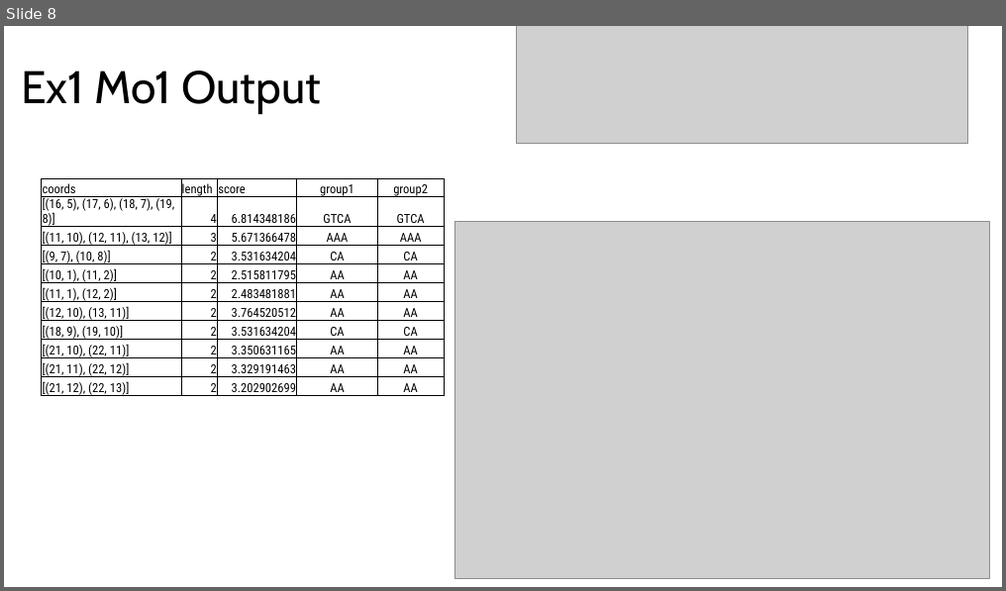
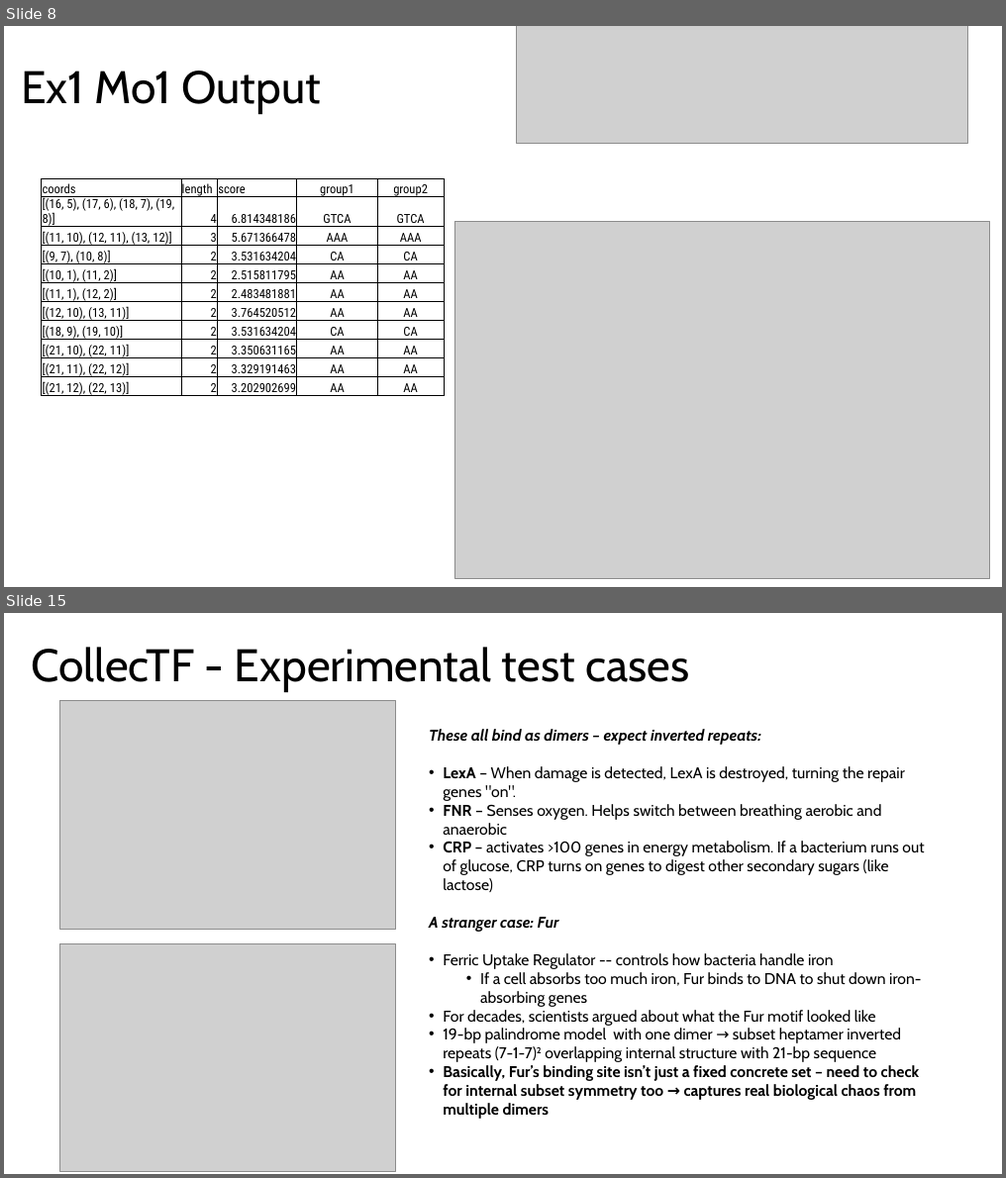
Before and after one commit to eshin21/drippy, a slide deck: Presentations/May Motif Gallery.pptx. Shown one above the other, each under a label of ours: slide 8 before the commit, slides 8 and 15 after it; the slides between them are not shown. The pictures are 1006x591 and 1006x1178 pixels, drawn with LibreOffice and Linux fonts; fonts in the diff are those of the drawing; grey boxes stand for pictures. Boxes give left, top, right and bottom in pixels: in the first picture for what was removed or moved away, otherwise in the second. Text is boxed around its words. In the diff, an @@ line names an element or a change of style, - is before the commit and + after.

```diff
--- a/Presentations/May Motif Gallery.pptx
+++ b/Presentations/May Motif Gallery.pptx
@@ slide 15 added at (4, 613, 1002, 1174), background #FFFFFF @@
@@ title added at (31, 647, 689, 692), 44 pt, text #000000 @@
+CollecTF - Experimental test cases
@@ picture added at (60, 700, 396, 930) @@
@@ text added at (429, 729, 924, 1119), 15 pt, text #000000 @@
+These all bind as dimers – expect inverted repeats:
+• LexA – When damage is detected, LexA is destroyed, turning the repair genes "on".
+• FNR – Senses oxygen. Helps switch between breathing aerobic and anaerobic
+• CRP – activates >100 genes in energy metabolism. If a bacterium runs out of glucose, CRP turns on genes to digest other secondary sugars (like lactose)
+A stranger case: Fur
+• Ferric Uptake Regulator -- controls how bacteria handle iron
+  • If a cell absorbs too much iron, Fur binds to DNA to shut down iron-absorbing genes
+• For decades, scientists argued about what the Fur motif looked like
+• 19-bp palindrome model with one dimer → subset heptamer inverted repeats (7-1-7)² overlapping internal structure with 21-bp sequence
+• Basically, Fur’s binding site isn’t just a fixed concrete set – need to check for internal subset symmetry too → captures real biological chaos from multiple dimers
@@ picture added at (60, 945, 396, 1172) @@
```
Also in this commit, not shown: 8 slides changed, 9 other slides added, 43 other files.
